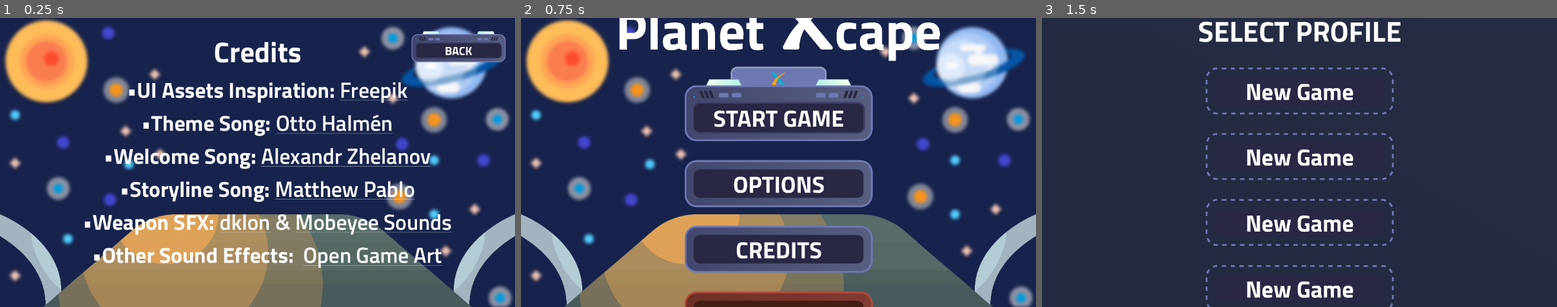
Above: before the commit, frames 1-3 (left to right).
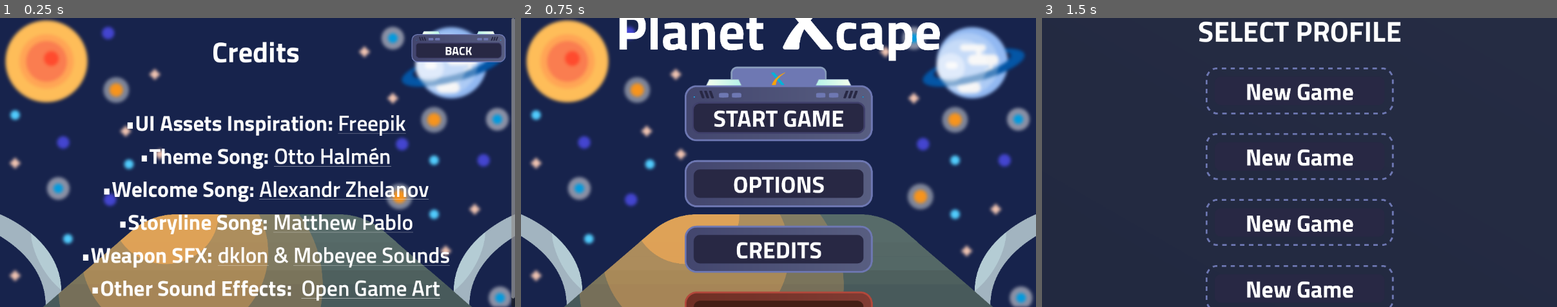
Above: after the commit, the same moments.

Repository: SenaHBHS/planet-xcape
Game: Godot game, scene res://scenes/credits_screen/credits.tscn
The game is run twice, just before and just after one commit, with the same random seed, the same clock (stepped at 60 frames per second) and the same inputs. This scene is started directly instead of the project's main scene.
Inputs (mouse positions are in pixels of both pictures, inside the frame that each line leads up to):
- Up to frame 1 (0.25 s): no input
- Up to frame 2 (0.75 s): click (979, 44) at 0.5 s
- Up to frame 3 (1.5 s): click (1299, 104) at 1.27 s

The runs differ from the first frame. In frame 1, 14% of the frame differs, in the area x 16-100%, y 0-100%; in frame 2, nothing differs; in frame 3, nothing differs.

Commit message:
game logic behind defense systems done

Diff:
--- a/project.godot
+++ b/project.godot
@@ -153,6 +153,11 @@
 , Object(InputEventKey,"resource_local_to_scene":false,"resource_name":"","device":-1,"window_id":0,"alt_pressed":false,"shift_pressed":false,"ctrl_pressed":false,"meta_pressed":false,"pressed":false,"keycode":0,"physical_keycode":4194312,"key_label":0,"unicode":0,"echo":false,"script":null)
 ]
 }
+place_item={
+"deadzone": 0.5,
+"events": [Object(InputEventMouseButton,"resource_local_to_scene":false,"resource_name":"","device":-1,"window_id":0,"alt_pressed":false,"shift_pressed":false,"ctrl_pressed":false,"meta_pressed":false,"button_mask":1,"position":Vector2(113, 16),"global_position":Vector2(117, 57),"factor":1.0,"button_index":1,"canceled":false,"pressed":true,"double_click":false,"script":null)
+]
+}
 
 [rendering]
 
--- a/scenes/builder_box/builder_box_ui/builder_box_ui.gd
+++ b/scenes/builder_box/builder_box_ui/builder_box_ui.gd
@@ -16,15 +16,15 @@
 	},
 	{
 		"name": "electro_grenade",
-		"price": 1000
+		"price": 3
 	},
 	{
 		"name": "electro",
-		"price": 1000
+		"price": 3
 	},
 	{
 		"name": "nebula_boom",
-		"price": 1000
+		"price": 3
 	},
 	{
 		"name": "heal",
--- a/scenes/credits_screen/credits.tscn
+++ b/scenes/credits_screen/credits.tscn
@@ -42,14 +42,14 @@
 bbcode_enabled = true
 text = "[center]
 [font_size=64][b]Credits[/b][/font_size]
-[font_size=48][ul]
-[b]UI Assets Inspiration:[/b] [url=https://www.freepik.com/]Freepik[/url]
+[font_size=48]
+[ul][b]UI Assets Inspiration:[/b] [url=https://www.freepik.com/]Freepik[/url]
 [b]Theme Song:[/b] [url=https://opengameart.org/content/death-is-just-another-path]Otto Halmén[/url]
 [b]Welcome Song:[/b] [url=https://soundcloud.com/alexandr-zhelanov]Alexandr Zhelanov[/url]
 [b]Storyline Song:[/b] [url=https://matthewpablo.com/]Matthew Pablo[/url]
 [b]Weapon SFX:[/b] [url=https://opengameart.org/users/dklon]dklon[/url] & [url=https://opengameart.org/users/mobeyee-sounds]Mobeyee Sounds[/url]
-[b]Other Sound Effects:[/b]  [url=https://opengameart.org/]Open Game Art[/url]
-[/ul][/font_size]
+[b]Other Sound Effects:[/b]  [url=https://opengameart.org/]Open Game Art[/url][/ul]
+[/font_size]
 [/center]"
 
 [connection signal="meta_clicked" from="CreditsText" to="." method="_on_credits_text_meta_clicked"]
--- /dev/null
+++ b/scenes/defense_system/base_defense_system.gd
@@ -0,0 +1,127 @@
+extends Node2D
+
+var SYSTEM_NAME = ""
+var SYSTEM_TYPE = null
+var SYSTEM_SCENE = null
+var DEFENSE_SYSTEM_PROPS = {
+	"electro": {
+		"type": "time_period_bound",
+		"lasting_time_period": 30, # in seconds
+		"load_time": 0.5, # in seconds
+		"damage_points": 10,
+		"scale": Vector2(0.2, 0.2),
+		"attack_range_radius": 800
+	},
+	"electro_grenade": {
+		"type": "one_shot",
+		"damage_points": 8,
+		"scale": Vector2(0.1, 0.1),
+		"attack_range_radius": 600
+	},
+	"nebula_boom": {
+		"type": "time_period_bound",
+		"lasting_time_period": 30, # in seconds
+		"load_time": 0.8, # in seconds
+		"damage_points": 20,
+		"scale": Vector2(0.2, 0.2),
+		"attack_range_radius": 800
+	}
+}
+var ELAPSED_TIME_IN_SECONDS = 0 # in seconds
+var ALIEN_BODIES_IN_ATTACK_REGION = []
+
+# variables used for defense systems that have a load time
+var TIME_TO_WAIT = 0
+var CAN_ACTIVATE = true
+
+# varaibles related to drawing stuff
+var LINE_START_POINT = Vector2(0, -30)
+var LINE_END_POINTS = []
+
+# scenes used
+const ELECTRO = preload("res://scenes/defense_system/defense_system_types/electro.tscn")
+const ELECTRO_GRENADE = preload("res://scenes/defense_system/defense_system_types/electro_grenade.tscn")
+const NEBULA_BOOM = preload("res://scenes/defense_system/defense_system_types/nebula_boom.tscn")
+
+# child nodes used
+@onready var time_bar = $TimeBar
+@onready var attack_range_shape_2d = $AttackRange/CollisionShape2D
+
+# Called when the node enters the scene tree for the first time.
+func _ready():
+	assert(SYSTEM_NAME in DEFENSE_SYSTEM_PROPS.keys(), "Configure the defense system using .init_defense_system")
+
+	scale = DEFENSE_SYSTEM_PROPS[SYSTEM_NAME]["scale"]
+	attack_range_shape_2d.shape.radius = DEFENSE_SYSTEM_PROPS[SYSTEM_NAME]["attack_range_radius"]
+	# initialising the defense system scene
+	match SYSTEM_NAME:
+		"electro":
+			SYSTEM_SCENE = ELECTRO.instantiate()
+		"electro_grenade":
+			SYSTEM_SCENE = ELECTRO_GRENADE.instantiate()
+		_:
+			SYSTEM_SCENE = NEBULA_BOOM.instantiate()
+	add_child(SYSTEM_SCENE)
+
+func init_defense_system(defense_system_name: String):
+	SYSTEM_NAME = defense_system_name
+	SYSTEM_TYPE = DEFENSE_SYSTEM_PROPS[SYSTEM_NAME]["type"]
+
+# Called every frame. 'delta' is the elapsed time since the previous frame.
+func _process(delta):
+	# resetting what was drawn
+	LINE_END_POINTS = []
+	queue_redraw()
+
+	_handle_system_activation()
+
+	if SYSTEM_TYPE == "time_period_bound":
+		if not CAN_ACTIVATE:
+			TIME_TO_WAIT -= delta
+			if TIME_TO_WAIT <= 0:
+				CAN_ACTIVATE = true
+		_update_elapsed_time(delta)
+	elif SYSTEM_TYPE == "one_shot":
+		if not CAN_ACTIVATE:
+			queue_free()
+	else:
+		pass
+
+func _handle_system_activation():
+	if CAN_ACTIVATE and ALIEN_BODIES_IN_ATTACK_REGION.size() > 0:
+		SYSTEM_SCENE.activate(ALIEN_BODIES_IN_ATTACK_REGION, DEFENSE_SYSTEM_PROPS[SYSTEM_NAME]["damage_points"])
+		CAN_ACTIVATE = false
+		if SYSTEM_TYPE == "time_period_bound":
+			TIME_TO_WAIT = DEFENSE_SYSTEM_PROPS[SYSTEM_NAME]["load_time"]
+
+		# drawing stuff if relevant
+		if SYSTEM_NAME == "electro":
+			LINE_END_POINTS = SYSTEM_SCENE.get_electro_line_ends()
+			queue_redraw()
+
+func _update_elapsed_time(delta):
+	ELAPSED_TIME_IN_SECONDS += delta
+	var max_lasting_time = DEFENSE_SYSTEM_PROPS[SYSTEM_NAME]["lasting_time_period"]
+	_update_time_bar(max_lasting_time)
+	if ELAPSED_TIME_IN_SECONDS >= max_lasting_time:
+		queue_free()
+
+func _update_time_bar(max_lasting_time):
+	time_bar.value = (ELAPSED_TIME_IN_SECONDS/max_lasting_time) * 100
+
+func _on_attack_range_body_entered(body):
+	if body.is_in_group("alien"):
+		ALIEN_BODIES_IN_ATTACK_REGION.append(body)
+
+func _on_attack_range_body_exited(body):
+	if body.is_in_group("alien"):
+		if ALIEN_BODIES_IN_ATTACK_REGION.has(body):
+			ALIEN_BODIES_IN_ATTACK_REGION.erase(body)
+
+func _draw():
+	if SYSTEM_NAME == "electro":
+		var line_color = Color(0.282, 0.792, 0.894)
+		var line_width = 50
+
+		for line_end in LINE_END_POINTS:
+			draw_line(LINE_START_POINT, line_end*5, line_color, line_width)
--- /dev/null
+++ b/scenes/defense_system/base_defense_system.tscn
@@ -0,0 +1,36 @@
+[gd_scene load_steps=5 format=3 uid="uid://pxkvq8b8lq87"]
+
+[ext_resource type="Script" path="res://scenes/defense_system/base_defense_system.gd" id="1_g1fgs"]
+[ext_resource type="Texture2D" uid="uid://ct6sfmderyy6h" path="res://assets/ui/health_bars/Inventory Under.png" id="2_4g34t"]
+[ext_resource type="Texture2D" uid="uid://d1w3xmm4p6kua" path="res://assets/ui/health_bars/Inventory Progress.png" id="3_svedp"]
+
+[sub_resource type="CircleShape2D" id="CircleShape2D_50qd3"]
+radius = 389.046
+
+[node name="BaseDefenseSystem" type="Node2D"]
+script = ExtResource("1_g1fgs")
+
+[node name="AttackRange" type="Area2D" parent="."]
+
+[node name="CollisionShape2D" type="CollisionShape2D" parent="AttackRange"]
+shape = SubResource("CircleShape2D_50qd3")
+
+[node name="TimeBar" type="TextureProgressBar" parent="."]
+anchors_preset = 8
+anchor_left = 0.5
+anchor_top = 0.5
+anchor_right = 0.5
+anchor_bottom = 0.5
+offset_left = -533.5
+offset_top = 185.0
+offset_right = 533.5
+offset_bottom = 419.0
+grow_horizontal = 2
+grow_vertical = 2
+scale = Vector2(0.3, 0.3)
+pivot_offset = Vector2(533, 117)
+texture_under = ExtResource("2_4g34t")
+texture_progress = ExtResource("3_svedp")
+
+[connection signal="body_entered" from="AttackRange" to="." method="_on_attack_range_body_entered"]
+[connection signal="body_exited" from="AttackRange" to="." method="_on_attack_range_body_exited"]
--- /dev/null
+++ b/scenes/defense_system/defense_system_types/electro.gd
@@ -0,0 +1,23 @@
+extends AnimatedSprite2D
+
+var MAX_N_ALIENS_ATTACKED_AT_ONCE = 3
+var ELECTRO_LINE_ENDS = [] # a list of Vector2s that store the electro line end points
+var ELECTRO_LINE_START = Vector2(0, -30)
+
+# Called when the node enters the scene tree for the first time.
+func _ready():
+	animation = "idle"
+
+# activating the defense system (i.e. attacking the aliens)
+func activate(alien_bodies_in_attack_region, damage_points):
+	ELECTRO_LINE_ENDS = []
+	alien_bodies_in_attack_region.shuffle()
+
+	for i in range(MAX_N_ALIENS_ATTACKED_AT_ONCE):
+		if i < alien_bodies_in_attack_region.size():
+			var alien_body = alien_bodies_in_attack_region[i]
+			ELECTRO_LINE_ENDS.append(alien_body.global_position - global_position)
+			alien_body.deduct_hp_points(damage_points)
+
+func get_electro_line_ends():
+	return ELECTRO_LINE_ENDS
--- /dev/null
+++ b/scenes/defense_system/defense_system_types/electro.tscn
@@ -0,0 +1,64 @@
+[gd_scene load_steps=7 format=3 uid="uid://dmnsg4ixnx8li"]
+
+[ext_resource type="Texture2D" uid="uid://b2grhruoua16l" path="res://assets/sprites/defense_systems/Electro.png" id="1_tuifh"]
+[ext_resource type="Script" path="res://scenes/defense_system/defense_system_types/electro.gd" id="2_nntmd"]
+
+[sub_resource type="SpriteFrames" id="SpriteFrames_ntogk"]
+animations = [{
+"frames": [{
+"duration": 1.0,
+"texture": ExtResource("1_tuifh")
+}],
+"loop": true,
+"name": &"idle",
+"speed": 5.0
+}]
+
+[sub_resource type="Animation" id="Animation_nygxc"]
+resource_name = "active"
+length = 0.6
+loop_mode = 2
+tracks/0/type = "value"
+tracks/0/imported = false
+tracks/0/enabled = true
+tracks/0/path = NodePath(".:position")
+tracks/0/interp = 2
+tracks/0/loop_wrap = true
+tracks/0/keys = {
+"times": PackedFloat32Array(0, 0.3, 0.6),
+"transitions": PackedFloat32Array(1, 1, 1),
+"update": 0,
+"values": [Vector2(0, 0), Vector2(0, -50), Vector2(0, 0)]
+}
+
+[sub_resource type="Animation" id="Animation_iwrky"]
+length = 0.001
+tracks/0/type = "value"
+tracks/0/imported = false
+tracks/0/enabled = true
+tracks/0/path = NodePath(".:position")
+tracks/0/interp = 1
+tracks/0/loop_wrap = true
+tracks/0/keys = {
+"times": PackedFloat32Array(0),
+"transitions": PackedFloat32Array(1),
+"update": 0,
+"values": [Vector2(0, 0)]
+}
+
+[sub_resource type="AnimationLibrary" id="AnimationLibrary_nw2fp"]
+_data = {
+"RESET": SubResource("Animation_iwrky"),
+"active": SubResource("Animation_nygxc")
+}
+
+[node name="Electro" type="AnimatedSprite2D"]
+sprite_frames = SubResource("SpriteFrames_ntogk")
+animation = &"idle"
+script = ExtResource("2_nntmd")
+
+[node name="AnimationPlayer" type="AnimationPlayer" parent="."]
+libraries = {
+"": SubResource("AnimationLibrary_nw2fp")
+}
+autoplay = "active"
--- /dev/null
+++ b/scenes/defense_system/defense_system_types/electro_grenade.gd
@@ -0,0 +1,12 @@
+extends AnimatedSprite2D
+
+
+# Called when the node enters the scene tree for the first time.
+func _ready():
+	animation = "idle"
+
+
+# activating the defense system (i.e. attacking the aliens)
+func activate(alien_bodies_in_attack_region, damage_points):
+	for alien_body in alien_bodies_in_attack_region:
+		alien_body.deduct_hp_points(damage_points)
--- /dev/null
+++ b/scenes/defense_system/defense_system_types/electro_grenade.tscn
@@ -0,0 +1,64 @@
+[gd_scene load_steps=7 format=3 uid="uid://bjoirjedmckg0"]
+
+[ext_resource type="Texture2D" uid="uid://debqpp2iv43qw" path="res://assets/sprites/grenades/Electro Grenade.png" id="1_bbt2a"]
+[ext_resource type="Script" path="res://scenes/defense_system/defense_system_types/electro_grenade.gd" id="2_p16ad"]
+
+[sub_resource type="SpriteFrames" id="SpriteFrames_fy8bl"]
+animations = [{
+"frames": [{
+"duration": 1.0,
+"texture": ExtResource("1_bbt2a")
+}],
+"loop": true,
+"name": &"idle",
+"speed": 5.0
+}]
+
+[sub_resource type="Animation" id="Animation_nygxc"]
+resource_name = "active"
+length = 0.6
+loop_mode = 2
+tracks/0/type = "value"
+tracks/0/imported = false
+tracks/0/enabled = true
+tracks/0/path = NodePath(".:position")
+tracks/0/interp = 2
+tracks/0/loop_wrap = true
+tracks/0/keys = {
+"times": PackedFloat32Array(0, 0.3, 0.6),
+"transitions": PackedFloat32Array(1, 1, 1),
+"update": 0,
+"values": [Vector2(0, 0), Vector2(0, -50), Vector2(0, 0)]
+}
+
+[sub_resource type="Animation" id="Animation_iwrky"]
+length = 0.001
+tracks/0/type = "value"
+tracks/0/imported = false
+tracks/0/enabled = true
+tracks/0/path = NodePath(".:position")
+tracks/0/interp = 1
+tracks/0/loop_wrap = true
+tracks/0/keys = {
+"times": PackedFloat32Array(0),
+"transitions": PackedFloat32Array(1),
+"update": 0,
+"values": [Vector2(0, 0)]
+}
+
+[sub_resource type="AnimationLibrary" id="AnimationLibrary_nw2fp"]
+_data = {
+"RESET": SubResource("Animation_iwrky"),
+"active": SubResource("Animation_nygxc")
+}
+
+[node name="ElectroGrenade" type="AnimatedSprite2D"]
+sprite_frames = SubResource("SpriteFrames_fy8bl")
+animation = &"idle"
+script = ExtResource("2_p16ad")
+
+[node name="AnimationPlayer" type="AnimationPlayer" parent="."]
+libraries = {
+"": SubResource("AnimationLibrary_nw2fp")
+}
+autoplay = "active"
--- /dev/null
+++ b/scenes/defense_system/defense_system_types/nebula_boom.gd
@@ -0,0 +1,12 @@
+extends AnimatedSprite2D
+
+
+# Called when the node enters the scene tree for the first time.
+func _ready():
+	animation = "idle"
+
+
+# activating the defense system (i.e. attacking the aliens)
+func activate(alien_bodies_in_attack_region, damage_points):
+	for alien_body in alien_bodies_in_attack_region:
+		alien_body.deduct_hp_points(damage_points)
--- /dev/null
+++ b/scenes/defense_system/defense_system_types/nebula_boom.tscn
@@ -0,0 +1,64 @@
+[gd_scene load_steps=7 format=3 uid="uid://c8qtooqe3ixyv"]
+
+[ext_resource type="Texture2D" uid="uid://dkuue26jimgyr" path="res://assets/sprites/defense_systems/Nebula Boom.png" id="1_vo5x0"]
+[ext_resource type="Script" path="res://scenes/defense_system/defense_system_types/nebula_boom.gd" id="2_esmq8"]
+
+[sub_resource type="SpriteFrames" id="SpriteFrames_op37c"]
+animations = [{
+"frames": [{
+"duration": 1.0,
+"texture": ExtResource("1_vo5x0")
+}],
+"loop": true,
+"name": &"idle",
+"speed": 5.0
+}]
+
+[sub_resource type="Animation" id="Animation_nygxc"]
+resource_name = "active"
+length = 0.6
+loop_mode = 2
+tracks/0/type = "value"
+tracks/0/imported = false
+tracks/0/enabled = true
+tracks/0/path = NodePath(".:position")
+tracks/0/interp = 2
+tracks/0/loop_wrap = true
+tracks/0/keys = {
+"times": PackedFloat32Array(0, 0.3, 0.6),
+"transitions": PackedFloat32Array(1, 1, 1),
+"update": 0,
+"values": [Vector2(0, 0), Vector2(0, -50), Vector2(0, 0)]
+}
+
+[sub_resource type="Animation" id="Animation_iwrky"]
+length = 0.001
+tracks/0/type = "value"
+tracks/0/imported = false
+tracks/0/enabled = true
+tracks/0/path = NodePath(".:position")
+tracks/0/interp = 1
+tracks/0/loop_wrap = true
+tracks/0/keys = {
+"times": PackedFloat32Array(0),
+"transitions": PackedFloat32Array(1),
+"update": 0,
+"values": [Vector2(0, 0)]
+}
+
+[sub_resource type="AnimationLibrary" id="AnimationLibrary_nw2fp"]
+_data = {
+"RESET": SubResource("Animation_iwrky"),
+"active": SubResource("Animation_nygxc")
+}
+
+[node name="NebulaBoom" type="AnimatedSprite2D"]
+sprite_frames = SubResource("SpriteFrames_op37c")
+animation = &"idle"
+script = ExtResource("2_esmq8")
+
+[node name="AnimationPlayer" type="AnimationPlayer" parent="."]
+libraries = {
+"": SubResource("AnimationLibrary_nw2fp")
+}
+autoplay = "active"
--- a/scenes/game/game.gd
+++ b/scenes/game/game.gd
@@ -1,10 +1,14 @@
 extends Node2D
+
+# scenes used
+const BASE_DEFENSE_SYSTEM = preload("res://scenes/defense_system/base_defense_system.tscn")
 
 @onready var builder_box_ui = $CanvasLayer/BuilderBoxUi
 @onready var pause_screen = $CanvasLayer/PauseScreen
 @onready var player = $Player
 @onready var din_collected_sound_player = $DinCollectedSoundPlayer
 @onready var background_music_player = $BackgroundMusicPlayer
+@onready var place_item_cursor = $PlaceItemCursor
 
 # Called when the node enters the scene tree for the first time.
 func _ready():
@@ -28,6 +32,10 @@
 	ElapsedTimeManager.start_timer()
 
 func _process(_delta):
+	# defense system handling
+	handle_defense_systems()
+
+	# pausing handling
 	if Input.is_action_just_pressed("escape"):
 		pause_screen.visible = true
 		get_tree().paused = true
@@ -53,5 +61,25 @@
 	else:
 		background_music_player.stop()
 
+func handle_defense_systems():
+	place_item_cursor.global_position = get_global_mouse_position()
+
+	var selected_item = InventoryManager.get_current_item()
+	var is_defense_system_enabled
+	if selected_item["category"] == "defense_system":
+		place_item_cursor.visible = true
+		is_defense_system_enabled = true
+	else:
+		place_item_cursor.visible = false
+		is_defense_system_enabled = false
+
+	if Input.is_action_just_pressed("place_item") and is_defense_system_enabled:
+		# adding a defense system
+		var new_defense_system = BASE_DEFENSE_SYSTEM.instantiate()
+		new_defense_system.init_defense_system(selected_item["name"])
+		new_defense_system.global_position = get_global_mouse_position()
+		add_child(new_defense_system)
+		InventoryManager.remove_current_item()
+
 func _on_auto_save_timer_timeout():
 	GameProfilesManager.save_game_profiles()
--- a/scenes/game/game.tscn
+++ b/scenes/game/game.tscn
@@ -7,6 +7,7 @@
 [ext_resource type="PackedScene" uid="uid://4pas3uoya5v1" path="res://scenes/alien_wave/alien_wave.tscn" id="3_mtkg4"]
 [ext_resource type="Texture2D" uid="uid://cv61yrnlrifbg" path="res://assets/background/background.png" id="3_nxomj"]
 [ext_resource type="PackedScene" uid="uid://dlom4mgelm7jx" path="res://scenes/hud/hud.tscn" id="6_niivx"]
+[ext_resource type="Texture2D" uid="uid://cvpmxiuhbxda6" path="res://assets/ui/cursor/Place Item.png" id="7_fnhih"]
 [ext_resource type="AudioStream" uid="uid://bofjwbjjgoa6o" path="res://assets/audio/main_music.mp3" id="7_so7wk"]
 [ext_resource type="AudioStream" uid="uid://bw8alc5m55qmm" path="res://assets/audio/din_collected.mp3" id="7_xyoqs"]
 [ext_resource type="PackedScene" uid="uid://b3etqvsepcp2d" path="res://scenes/builder_box/builder_box_ui/builder_box_ui.tscn" id="8_bn674"]
@@ -32,6 +33,9 @@
 texture = ExtResource("3_nxomj")
 
 [node name="AlienWave" parent="." instance=ExtResource("3_mtkg4")]
+
+[node name="PlaceItemCursor" type="Sprite2D" parent="."]
+texture = ExtResource("7_fnhih")
 
 [node name="BackgroundMusicPlayer" type="AudioStreamPlayer" parent="."]
 stream = ExtResource("7_so7wk")
--- a/scenes/options_screen/option.gd
+++ b/scenes/options_screen/option.gd
@@ -28,7 +28,7 @@
 	OPTION_NAME = option_name
 
 # Called every frame. 'delta' is the elapsed time since the previous frame.
-func _process(delta):
+func _process(_delta):
 	position_elements()
 	set_parent_size()
 
--- a/scenes/select_profile_screen/name_profile.gd
+++ b/scenes/select_profile_screen/name_profile.gd
@@ -11,7 +11,7 @@
 	place_next_button()
 
 # Called every frame. 'delta' is the elapsed time since the previous frame.
-func _process(delta):
+func _process(_delta):
 	position_next_button()
 
 func place_next_button():
Binary file added: assets/ui/cursor/Place Item.png
Not shown, added: assets/ui/cursor/Place Item.png.import
Not shown: 1 places in scenes/game/game.tscn that only renumber resources
